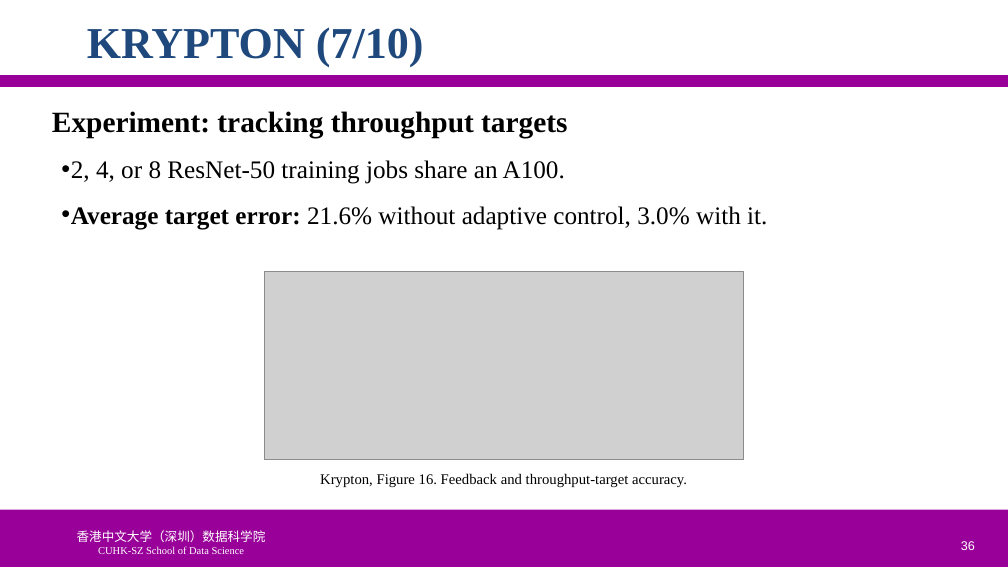
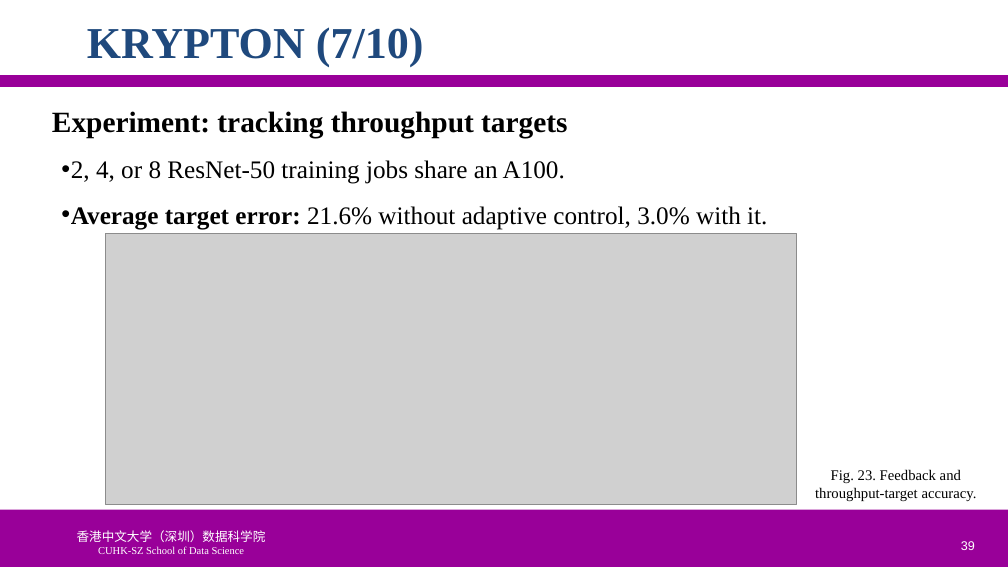
Before and after one commit to ychung1103/ychung1103.github.io, a slide deck: slide 39 of Slides/CSC6103/PPT/05-1110-徐昱玮-225040464.pptx (slide 36 before the commit). Drawn at 1008x567 pixels with LibreOffice and Linux fonts; fonts in the diff are those of the drawing; grey boxes stand for pictures; background and template pictures are left out. Boxes give left, top, right and bottom in pixels: in the first picture for what was removed or moved away, otherwise in the second. Text is boxed around its words. In the diff, an @@ line names an element or a change of style, - is before the commit and + after.

```diff
--- a/Slides/CSC6103/PPT/05-1110-徐昱玮-225040464.pptx
+++ b/Slides/CSC6103/PPT/05-1110-徐昱玮-225040464.pptx
@@ picture: place and size @@
-picture at [265, 271, 744, 460]
+picture at [105, 233, 797, 504]
@@ text at [815, 469, 977, 501]: text changed @@
-Krypton, Figure 16. Feedback and throughput-target accuracy.
+Fig. 23. Feedback and throughput-target accuracy.
@@ page number at [961, 541, 975, 550]: text changed @@
-36
+39
```
Also in this commit, not shown: 26 other slides changed, 3 slides added.
